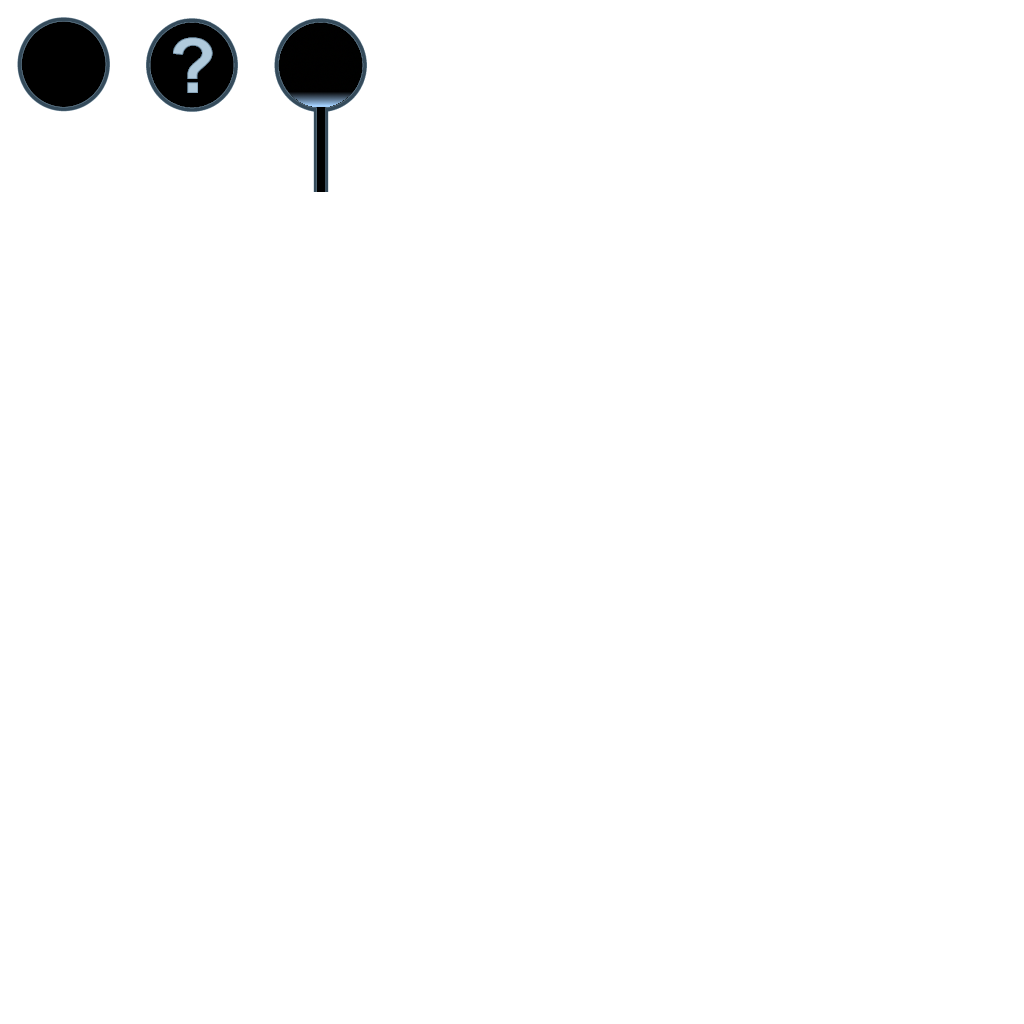
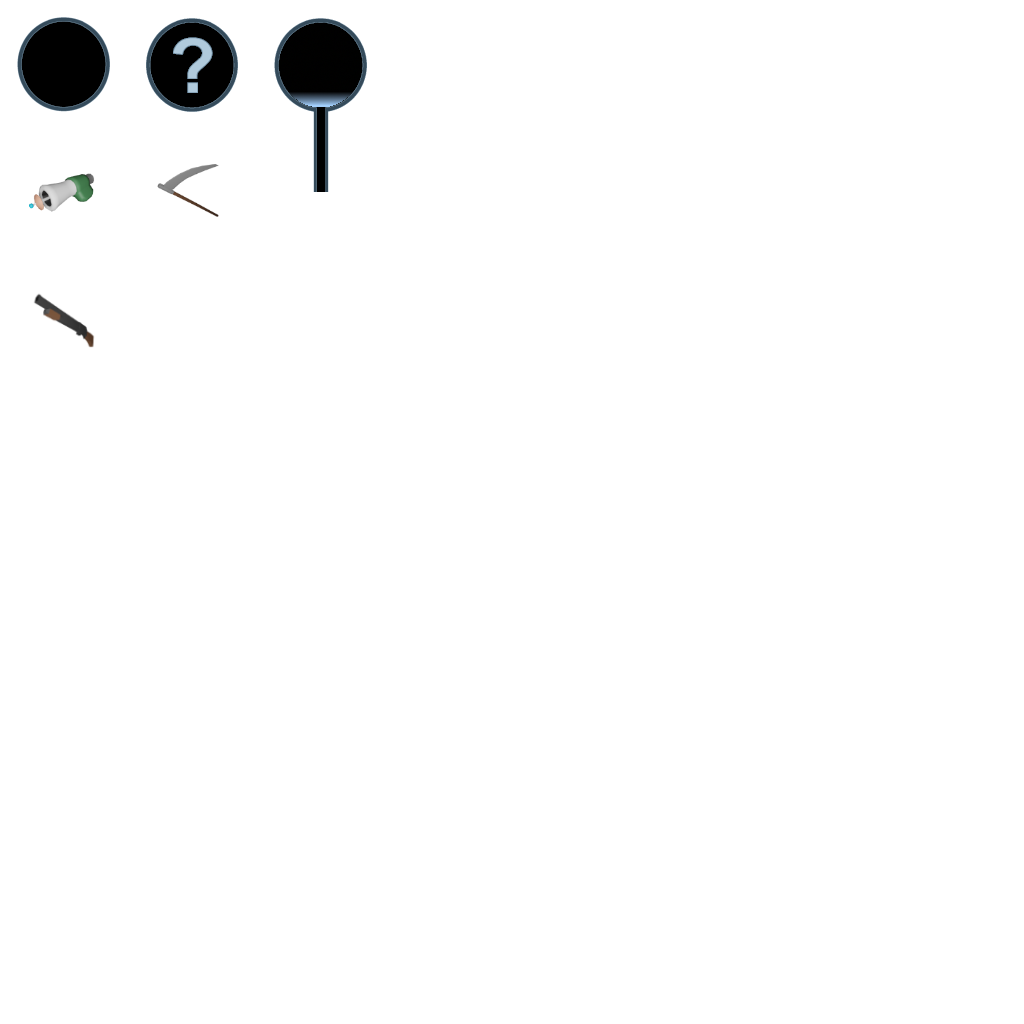
The second w=1024, h=1024 image is a revision of the first. Changes to its layers:
added layer "icons" above "logo #1" over [29, 164, 219, 348]
